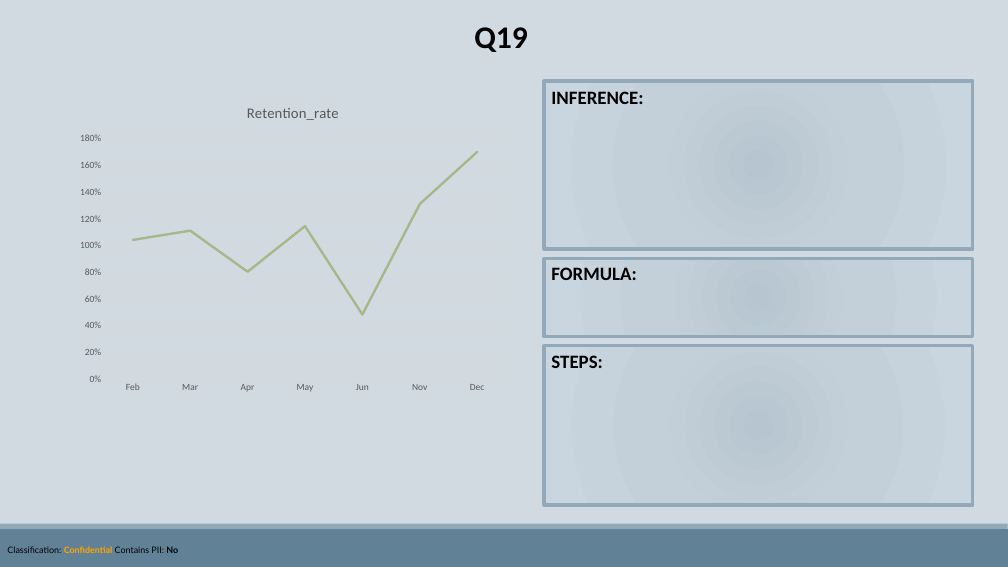
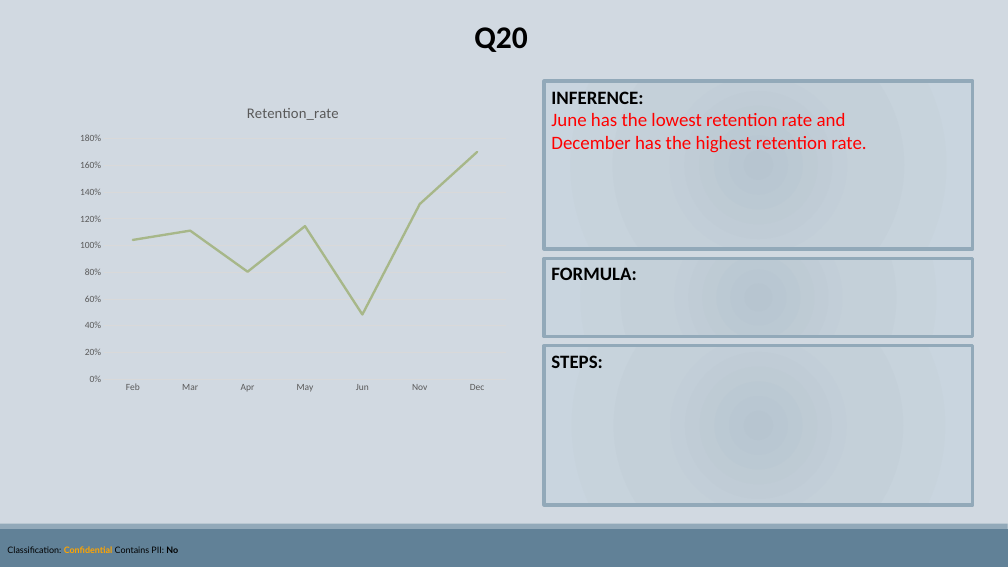
Before and after one commit to ChrisSasanDoss/Final-Assessment, a slide deck: slide 21 of FA.pptx. Drawn at 1008x567 pixels with LibreOffice and Linux fonts; fonts in the diff are those of the drawing. Boxes give left, top, right and bottom in pixels: in the first picture for what was removed or moved away, otherwise in the second. Text is boxed around its words. In the diff, an @@ line names an element or a change of style, - is before the commit and + after.

```diff
--- a/FA.pptx
+++ b/FA.pptx
@@ text at <box>474,27,527,52</box>: text changed @@
-Q19
+Q20
@@ text at <box>551,113,866,152</box>: paragraph added @@
+June has the lowest retention rate and December has the highest retention rate.
```
Also in this commit, not shown: 5 other slides changed, 1 slide added, 1 slide removed.
